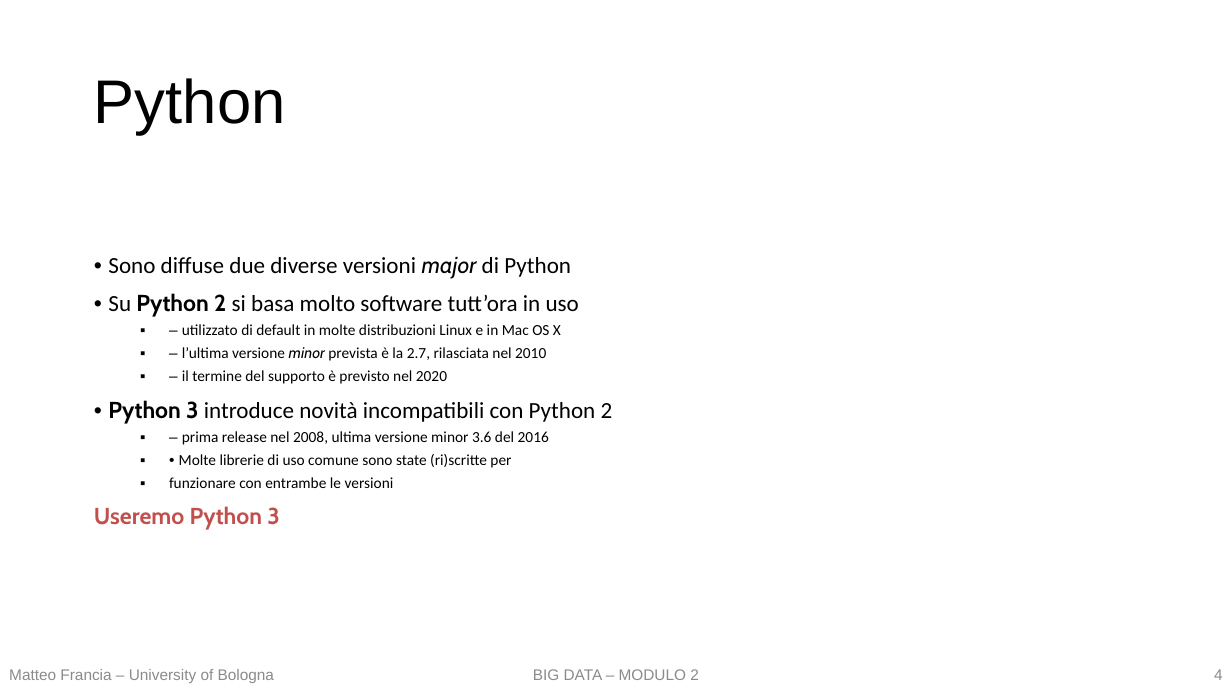
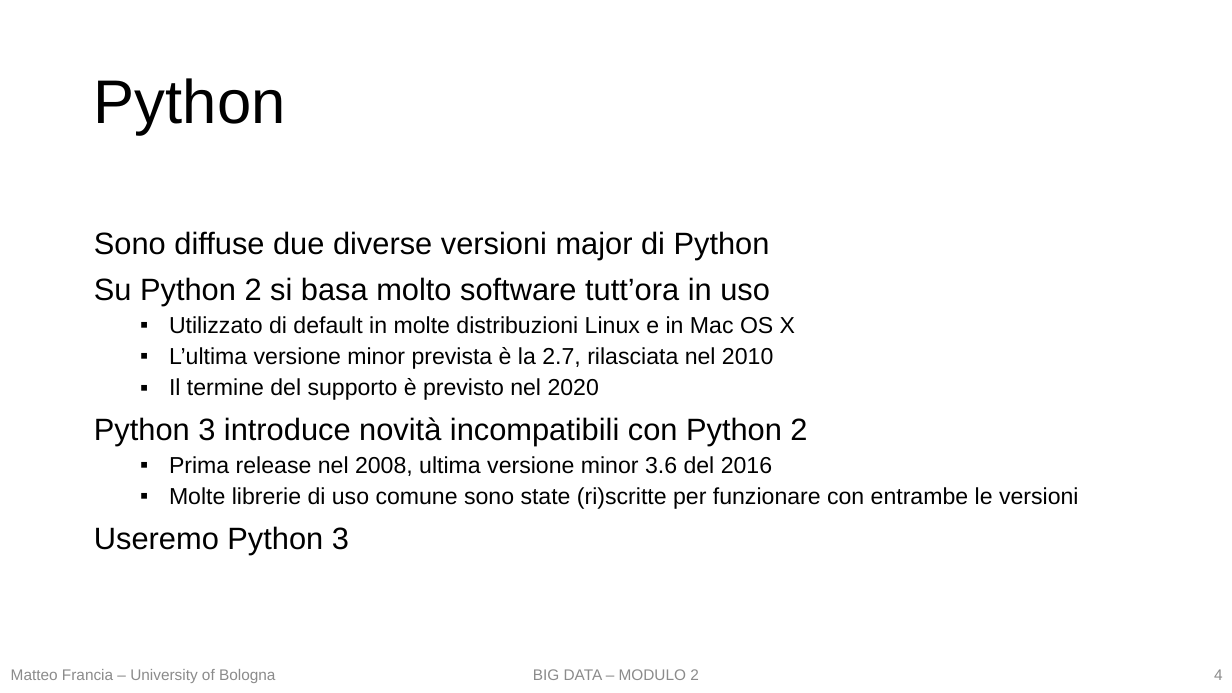
Before and after one commit to w4bo/teaching-handsondatapipelines, a slide deck: slide 4 of 01 - DataPreprocessing/01 - DataPreprocessing.pptx. Drawn at 1232x693 pixels with LibreOffice and Linux fonts; fonts in the diff are those of the drawing. Boxes give left, top, right and bottom in pixels: in the first picture for what was removed or moved away, otherwise in the second. Text is boxed around its words. In the diff, an @@ line names an element or a change of style, - is before the commit and + after.

```diff
--- a/01 - DataPreprocessing/01 - DataPreprocessing.pptx
+++ b/01 - DataPreprocessing/01 - DataPreprocessing.pptx
@@ text at <box>94,231,1079,509</box>: text changed; size 12 to 18 pt; font Calibri to Arial @@
-• Sono diffuse due diverse versioni major di Python
-• Su Python 2 si basa molto software tutt’ora in uso
-  ▪ – utilizzato di default in molte distribuzioni Linux e in Mac OS X
-  ▪ – l’ultima versione minor prevista è la 2.7, rilasciata nel 2010
-  ▪ – il termine del supporto è previsto nel 2020
-• Python 3 introduce novità incompatibili con Python 2
-  ▪ – prima release nel 2008, ultima versione minor 3.6 del 2016
-  ▪ • Molte librerie di uso comune sono state (ri)scritte per
-  ▪ funzionare con entrambe le versioni
+Sono diffuse due diverse versioni major di Python
+Su Python 2 si basa molto software tutt’ora in uso
+  ▪ Utilizzato di default in molte distribuzioni Linux e in Mac OS X
+  ▪ L’ultima versione minor prevista è la 2.7, rilasciata nel 2010
+  ▪ Il termine del supporto è previsto nel 2020
+Python 3 introduce novità incompatibili con Python 2
+  ▪ Prima release nel 2008, ultima versione minor 3.6 del 2016
+  ▪ Molte librerie di uso comune sono state (ri)scritte per funzionare con entrambe le versioni
@@ text at <box>94,526,349,554</box>: size 18 to 24 pt, font Cabin to Arial, text colour #C1504D to #000000, bold off in "Useremo Python 3" @@
@@ text "Matteo Francia – University of ..." at <box>11,669,275,683</box>: alignment left to centre @@
```
Also in this commit, not shown: 24 other slides changed, 2 slides removed, 1 other file.
